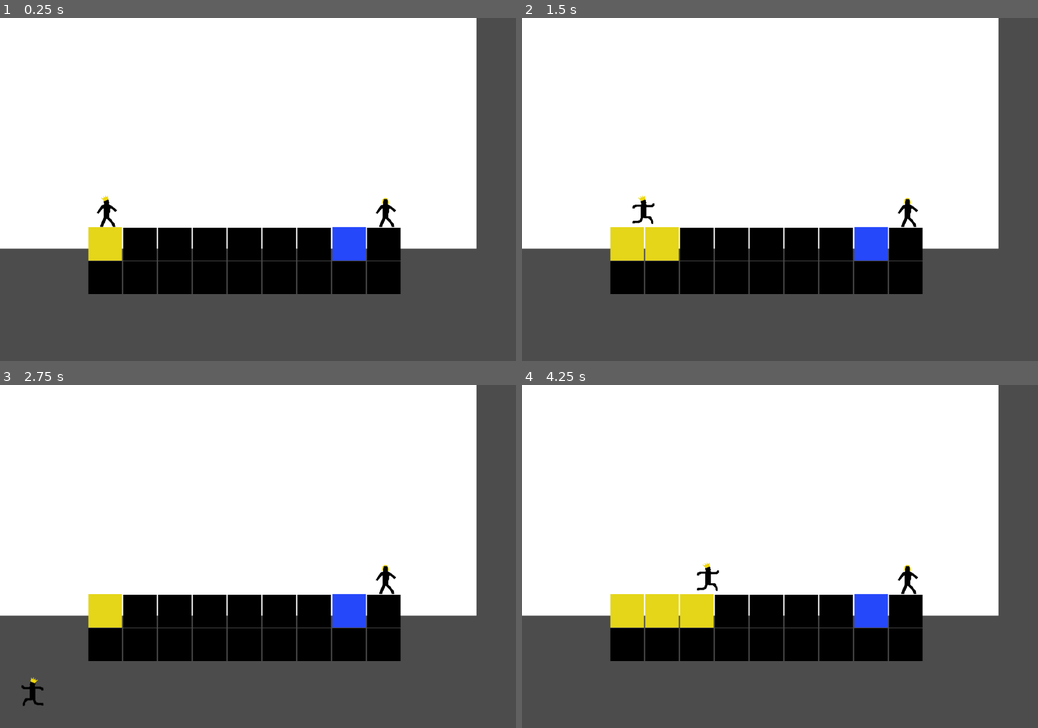
Above: before the commit, frames 1-4 (two rows, left to right).
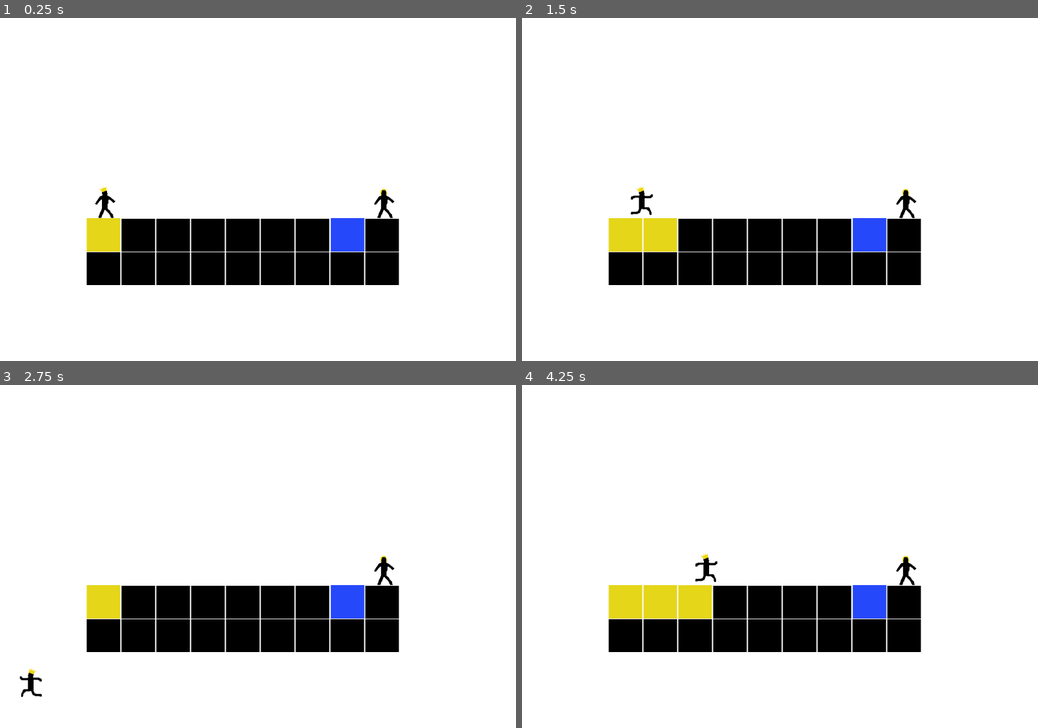
Above: after the commit, the same moments.

Repository: meburns/midas
Game: Godot game, scene res://src/levels/LevelTemplate.tscn
The game is run twice, just before and just after one commit, with the same random seed, the same clock (stepped at 60 frames per second) and the same inputs. This scene is started directly instead of the project's main scene.
Inputs:
- Up to frame 1 (0.25 s): no input
- Up to frame 2 (1.5 s): tap Enter (ui_accept) at 0.5 s; hold Right (move_right) from 0.53 s (still down); tap R (refresh) at 0.6, 1.35 s; tap Space (jump) at 0.77 s
- Up to frame 3 (2.75 s): tap Space (jump) at 1.52 s; release Right (move_right) at 2.03 s; hold A (move_left) from 2.03 s (still down); tap R (refresh) at 2.1 s
- Up to frame 4 (4.25 s): release A (move_left) at 2.78 s; hold Right (move_right) from 2.78 s (still down); tap R (refresh) at 2.85, 3.6 s; tap Space (jump) at 3.02, 3.77 s

The runs differ from the first frame. In frame 1, 35% of the frame differs, in the area x 0-100%, y 0-100%; in frame 2, 35%; in frame 3, 35%; in frame 4, 35%.

Commit message:
Update level template

Diff:
--- a/src/levels/LevelTemplate.tscn
+++ b/src/levels/LevelTemplate.tscn
@@ -14,83 +14,73 @@
 layer = -100
 
 [node name="TextureRect" type="TextureRect" parent="Background"]
-anchor_left = -0.49707
-anchor_top = -0.501667
-anchor_right = -0.49707
-anchor_bottom = -0.501667
-margin_left = 328.0
-margin_top = 251.0
-margin_right = 1704.0
-margin_bottom = 939.0
+margin_right = 1200.0
+margin_bottom = 800.0
 texture = ExtResource( 3 )
 expand = true
 __meta__ = {
 "_edit_use_anchors_": true
 }
 
-[node name="Water" parent="." instance=ExtResource( 1 )]
-position = Vector2( 589, 367 )
-
-[node name="Midas" parent="." instance=ExtResource( 6 )]
-position = Vector2( 22, 289 )
-
-[node name="Sadim" parent="." instance=ExtResource( 2 )]
-position = Vector2( 670, 289 )
-
 [node name="Outside" parent="." instance=ExtResource( 5 )]
 position = Vector2( 325.142, -240 )
 
-[node name="Camera2D" type="Camera2D" parent="."]
-position = Vector2( 375, 200.044 )
-current = true
+[node name="Water" parent="." instance=ExtResource( 1 )]
+position = Vector2( 670, 445 )
+
+[node name="Midas" parent="." instance=ExtResource( 6 )]
+position = Vector2( 103, 367 )
+
+[node name="Sadim" parent="." instance=ExtResource( 2 )]
+position = Vector2( 751, 367 )
 
 [node name="Block" parent="." instance=ExtResource( 4 )]
-position = Vector2( 22, 367 )
+position = Vector2( 103, 445 )
 
 [node name="Block2" parent="." instance=ExtResource( 4 )]
-position = Vector2( 22, 445 )
+position = Vector2( 103, 523 )
 
 [node name="Block3" parent="." instance=ExtResource( 4 )]
-position = Vector2( 103, 367 )
+position = Vector2( 184, 445 )
 
 [node name="Block4" parent="." instance=ExtResource( 4 )]
-position = Vector2( 103, 445 )
+position = Vector2( 184, 523 )
 
 [node name="Block5" parent="." instance=ExtResource( 4 )]
-position = Vector2( 184, 367 )
+position = Vector2( 265, 445 )
 
 [node name="Block6" parent="." instance=ExtResource( 4 )]
-position = Vector2( 184, 445 )
+position = Vector2( 265, 523 )
 
 [node name="Block7" parent="." instance=ExtResource( 4 )]
-position = Vector2( 265, 367 )
+position = Vector2( 346, 445 )
 
 [node name="Block8" parent="." instance=ExtResource( 4 )]
-position = Vector2( 265, 445 )
+position = Vector2( 346, 523 )
 
 [node name="Block9" parent="." instance=ExtResource( 4 )]
-position = Vector2( 346, 367 )
+position = Vector2( 427, 445 )
 
 [node name="Block10" parent="." instance=ExtResource( 4 )]
-position = Vector2( 346, 445 )
+position = Vector2( 427, 523 )
 
 [node name="Block11" parent="." instance=ExtResource( 4 )]
-position = Vector2( 427, 367 )
+position = Vector2( 508, 445 )
 
 [node name="Block12" parent="." instance=ExtResource( 4 )]
-position = Vector2( 427, 445 )
+position = Vector2( 508, 523 )
 
 [node name="Block13" parent="." instance=ExtResource( 4 )]
-position = Vector2( 508, 367 )
+position = Vector2( 589, 445 )
 
 [node name="Block14" parent="." instance=ExtResource( 4 )]
-position = Vector2( 508, 445 )
+position = Vector2( 589, 523 )
 
 [node name="Block15" parent="." instance=ExtResource( 4 )]
-position = Vector2( 589, 445 )
+position = Vector2( 670, 523 )
 
 [node name="Block16" parent="." instance=ExtResource( 4 )]
-position = Vector2( 670, 367 )
+position = Vector2( 751, 445 )
 
 [node name="Block17" parent="." instance=ExtResource( 4 )]
-position = Vector2( 670, 445 )
+position = Vector2( 751, 523 )
